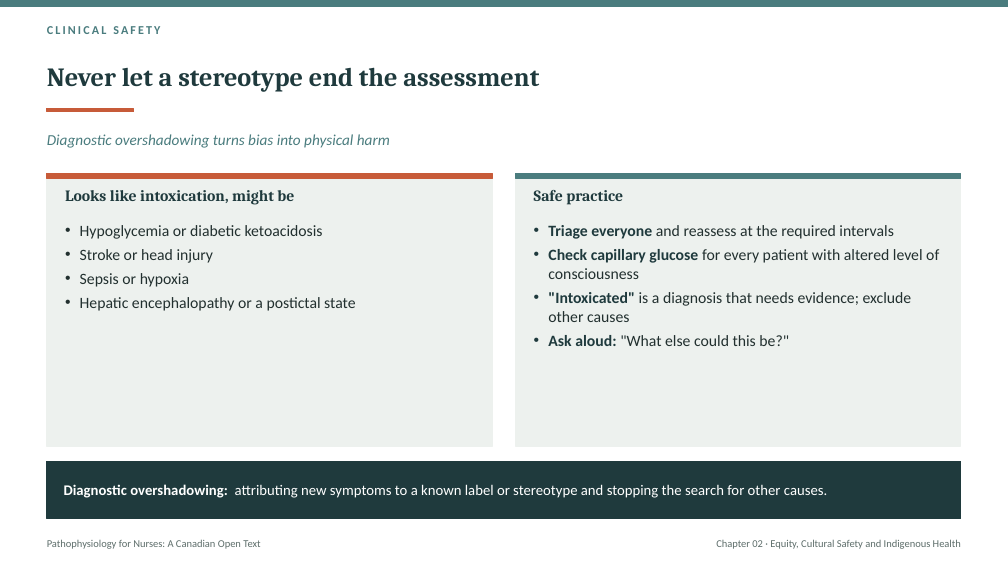
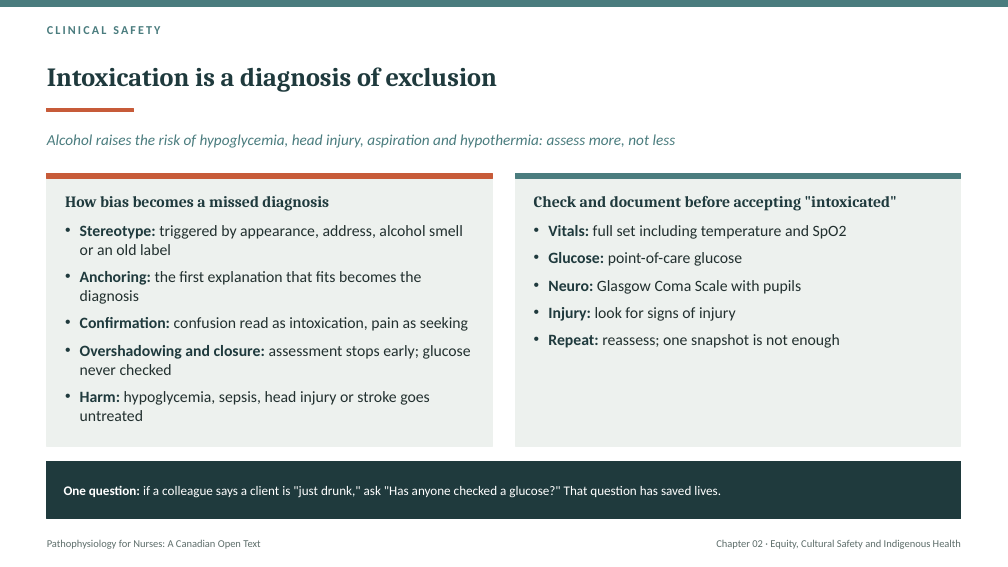
Before and after one commit to andrewleenl/opensourcenursing, a slide deck: slide 35 of Ch02_Equity_Cultural_Safety_Indigenous_Health_Lecture_Presentation.pptx (slide 48 before the commit). Drawn at 1008x567 pixels with LibreOffice and Linux fonts; fonts in the diff are those of the drawing. Boxes give left, top, right and bottom in pixels: in the first picture for what was removed or moved away, otherwise in the second. Text is boxed around its words. In the diff, an @@ line names an element or a change of style, - is before the commit and + after.

```diff
--- a/Ch02_Equity_Cultural_Safety_Indigenous_Health_Lecture_Presentation.pptx
+++ b/Ch02_Equity_Cultural_Safety_Indigenous_Health_Lecture_Presentation.pptx
@@ title at box(47, 67, 497, 92): text changed @@
-Never let a stereotype end the assessment
+Intoxication is a diagnosis of exclusion
@@ text at box(47, 134, 676, 148): text changed @@
-Diagnostic overshadowing turns bias into physical harm
+Alcohol raises the risk of hypoglycemia, head injury, aspiration and hypothermia: assess more, not less
@@ text at box(65, 196, 329, 211): text changed @@
-Looks like intoxication, might be
+How bias becomes a missed diagnosis
@@ text "How bias becomes a missed ..." at box(65, 196, 329, 211): vertical alignment top to middle @@
@@ text "Check and document before accepting ..." at box(534, 196, 897, 211): vertical alignment top to middle @@
@@ text at box(534, 196, 897, 211): text changed @@
-Safe practice
+Check and document before accepting "intoxicated"
@@ text at box(80, 225, 471, 421): text changed @@
-• Hypoglycemia or diabetic ketoacidosis
-• Stroke or head injury
-• Sepsis or hypoxia
-• Hepatic encephalopathy or a postictal state
+• Stereotype: triggered by appearance, address, alcohol smell or an old label
+• Anchoring: the first explanation that fits becomes the diagnosis
+• Confirmation: confusion read as intoxication, pain as seeking
+• Overshadowing and closure: assessment stops early; glucose never checked
+• Harm: hypoglycemia, sepsis, head injury or stroke goes untreated
@@ text at box(548, 225, 847, 348): text changed @@
-• Triage everyone and reassess at the required intervals
-• Check capillary glucose for every patient with altered level of consciousness
-• "Intoxicated" is a diagnosis that needs evidence; exclude other causes
-• Ask aloud: "What else could this be?"
+• Vitals: full set including temperature and SpO2
+• Glucose: point-of-care glucose
+• Neuro: Glasgow Coma Scale with pupils
+• Injury: look for signs of injury
+• Repeat: reassess; one snapshot is not enough
@@ text at box(64, 486, 721, 498): text changed; size 14 to 12.5 pt @@
-Diagnostic overshadowing: attributing new symptoms to a known label or stereotype and stopping the search for other causes.
+One question: if a colleague says a client is "just drunk," ask "Has anyone checked a glucose?" That question has saved lives.
```
Also in this commit, not shown: 5 other slides changed, 44 slides added, 63 slides removed, 7 other files.
